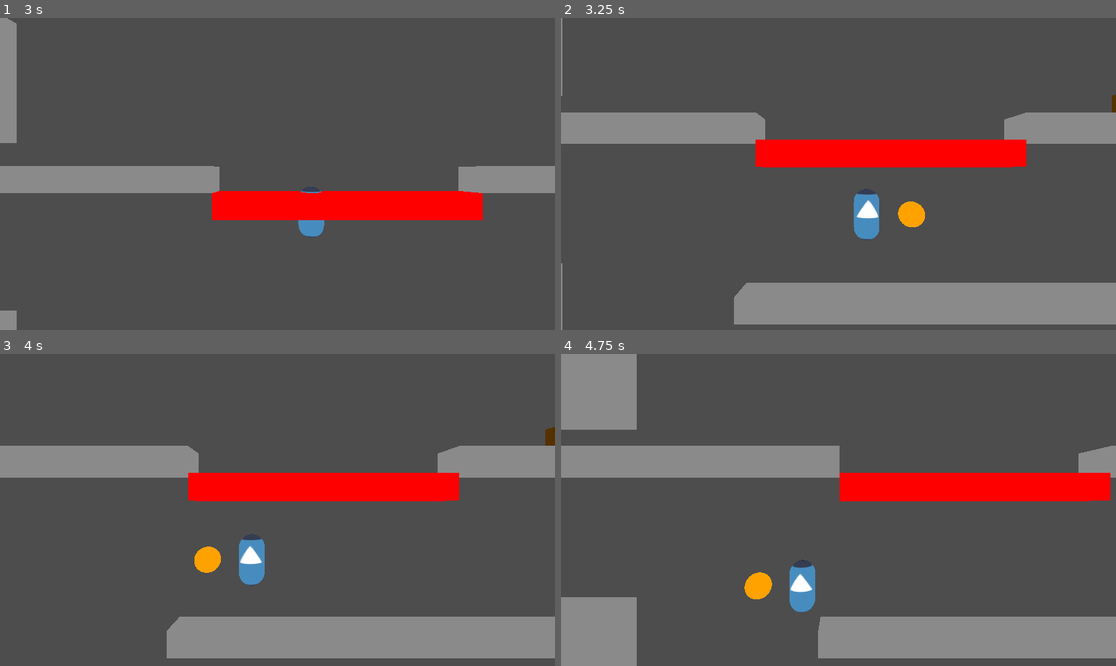
Above: before the commit, frames 1-4 (two rows, left to right).
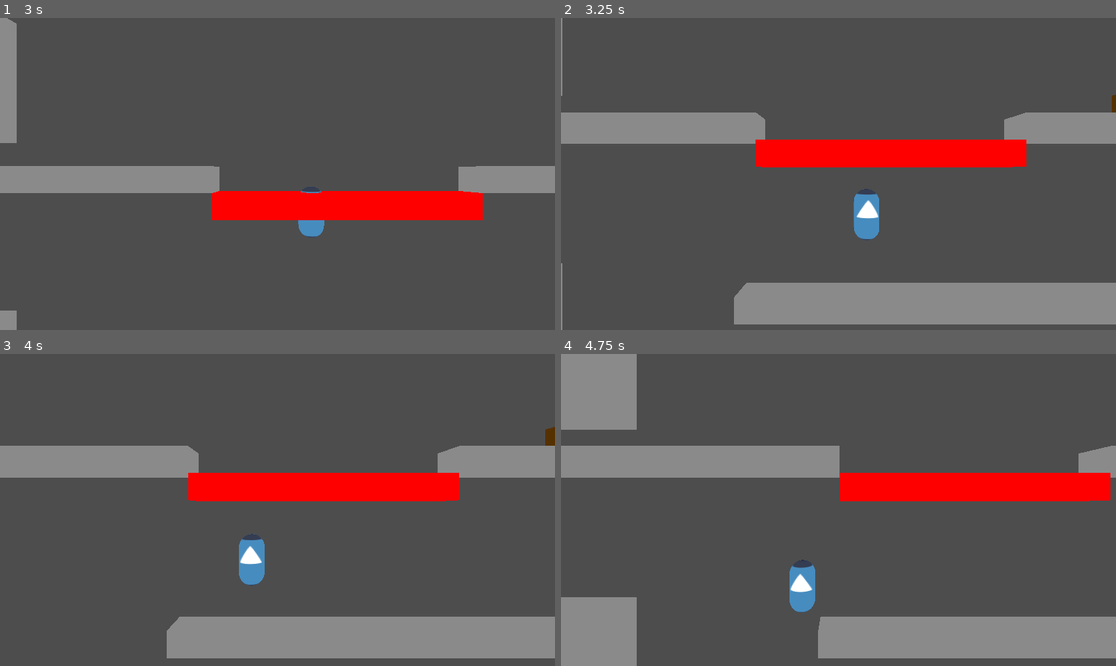
Above: after the commit, the same moments.

Repository: Minish-Link/MVM-31
Game: Godot game, scene res://levels/testing_level.tscn
The game is run twice, just before and just after one commit, with the same random seed, the same clock (stepped at 60 frames per second) and the same inputs. The engine's default icon, where the game draws it, is replaced by a stand-in: a white triangle on a blue panel in a dark square.
Inputs:
- Up to frame 1 (3 s): tap Enter at 0.5 s; hold Right (move_right) 0.53-1.28 s; tap X (attack) at 0.6, 1.35, 2.3 s; tap Space (jump) at 0.77, 1.52 s; hold Down (move_down) 1.28-2.03 s; hold Right (move_right) 2.03-2.78 s; hold Shift (slide) 2.03-2.78 s; hold Up (move_up) from 2.78 s (still down); tap Ctrl at 2.85 s
- Up to frame 2 (3.25 s): keep holding Up (move_up); tap Space (jump) at 3.02 s; tap X (attack) at 3.05 s
- Up to frame 3 (4 s): release Up (move_up) at 3.53 s; hold Left (move_left) from 3.53 s (still down); hold R from 3.53 s (still down); tap Space (jump) at 3.77 s; tap X (attack) at 3.8 s
- Up to frame 4 (4.75 s): keep holding Left (move_left); release R at 4.28 s; tap I at 4.35 s; tap Space (jump) at 4.52 s; tap X (attack) at 4.55 s

Frame 1 is identical in both runs. In frame 2, 0.3% of the frame differs, in the area x 60-66%, y 58-68%; in frame 3, 0.3%; in frame 4, 0.3%, in the area x 33-39%, y 69-79%.
Error after the commit: Invalid access to property or key 'HealthDepleted' on a base object of type 'Node (HealthComponent)'. (res://objects/environment/breakable_object.gd:9)

Commit message:
more states and health
Connected more states together in state machine
Expanded Health Component to allow for max health increases and multipliers
Added PowerChip module

Diff:
--- a/objects/components/health_component.gd
+++ b/objects/components/health_component.gd
@@ -1,17 +1,75 @@
 extends Node
 class_name HealthComponent
 
+signal on_damaged(damage: float)
+signal on_health_changed(_cur_health: float, _max_health: float)
+signal on_death()
+
 @export var MAX_HEALTH := 100.0
-var current_health: float
+var current_health: float:
+	set(value):
+		current_health = value
+		on_health_changed.emit(current_health, MAX_HEALTH)
 
-signal Damaged(damage: float)
-signal HealthDepleted
+var max_health_premultipliers: float
+var health_multipliers: Dictionary[String, float]
 
 func _ready():
 	current_health = MAX_HEALTH
+	max_health_premultipliers = MAX_HEALTH
 
 func take_damage(damage: float):
 	current_health -= damage
-	Damaged.emit(damage)
+	on_damaged.emit(damage)
 	if current_health <= 0.0:
-		HealthDepleted.emit()
+		on_death.emit()
+
+func add_max_health(health: float):
+	max_health_premultipliers += health
+	_calculate_final_max_health()
+
+## Adds a multiplier to the health component, with the given key. If a multiplier with the given key
+## already exists on this component, it will fail to add the multiplier and return false
+func add_health_multiplier(new_multiplier: float, mult_key: String) -> bool:
+	if mult_key in health_multipliers:
+		push_warning("A multiplier key of %s already exists on this health component" % mult_key)
+		return false
+
+	health_multipliers[mult_key] = new_multiplier
+	_calculate_final_max_health()
+	return true
+
+## Attempts to remove a multiplier with the given key. Returns true if the multiplier existed
+## Returns false otherwise.
+func remove_health_multiplier(mult_key: String) -> bool:
+	if mult_key in health_multipliers.keys():
+		health_multipliers.erase(mult_key)
+		_calculate_final_max_health()
+		return true
+	return false
+
+func _calculate_final_max_health():
+	var previous_max_health = MAX_HEALTH
+
+	MAX_HEALTH = max_health_premultipliers
+	for multiplier in health_multipliers.values():
+		MAX_HEALTH *= multiplier
+
+	if MAX_HEALTH > previous_max_health:
+		current_health += MAX_HEALTH - previous_max_health
+	if current_health > MAX_HEALTH:
+		current_health = MAX_HEALTH
+
+## Heals the player by the given amount. Returns true if the character was healed, and
+## false if the character was already at full health
+func heal(amount: float) -> bool:
+	if current_health >= MAX_HEALTH:
+		return false
+	current_health += amount
+	if current_health > MAX_HEALTH:
+		current_health = MAX_HEALTH
+	return true
+
+## Sets the character's current health to its max health
+func fully_heal():
+	current_health = MAX_HEALTH
--- a/objects/modulechips/module_collection.gd
+++ b/objects/modulechips/module_collection.gd
@@ -3,10 +3,13 @@
 
 var collection: Array[MultiChip]
 
-func modify_attack(attack: AttackData) -> AttackData:
+func modify_attack(attack: DamageBoxComponent) -> void:
 	for chip in collection:
-		attack = chip.modify_attack(attack)
-	return attack
+		chip.modify_attack(attack)
+
+func modify_projectile(projectile: DamageBoxComponent) -> void:
+	for chip in collection:
+		chip.modify_projectile(projectile)
 
 func _process(delta: float) -> void:
 	for chip in collection:
--- /dev/null
+++ b/objects/modulechips/module_effects/power_chip/PowerChip.tscn
@@ -0,0 +1,9 @@
+[gd_scene format=3 uid="uid://d3ylb7i0cmo0i"]
+
+[ext_resource type="Script" uid="uid://baqblq8lx37on" path="res://objects/modulechips/multichip.gd" id="1_px1wh"]
+[ext_resource type="Script" uid="uid://dkpobeikgdjfx" path="res://objects/modulechips/upgrade_module.gd" id="2_t58dx"]
+
+[node name="PowerChip" type="Node" unique_id=27816631]
+script = ExtResource("1_px1wh")
+upgrade_modules = Array[ExtResource("2_t58dx")]([null])
+metadata/_custom_type_script = "uid://baqblq8lx37on"
--- /dev/null
+++ b/objects/modulechips/module_effects/power_chip/power_chip_a.gd
@@ -0,0 +1,7 @@
+extends UpgradeModule
+
+@export var damage_multiplier := 1.25
+
+## Multiplies the damage of the player's melee attack
+func _modify_attack(attack: DamageBoxComponent):
+	attack.damage *= damage_multiplier
--- /dev/null
+++ b/objects/modulechips/module_effects/power_chip/power_chip_a.tres
@@ -0,0 +1,8 @@
+[gd_resource type="Resource" format=3 uid="uid://b8lp4lr87miyg"]
+
+[ext_resource type="Script" uid="uid://b3f0t4y27gbpb" path="res://objects/modulechips/module_effects/power_chip/power_chip_a.gd" id="1_cuxvv"]
+
+[resource]
+resource_name = "PowerChipA"
+script = ExtResource("1_cuxvv")
+metadata/_custom_type_script = "uid://dkpobeikgdjfx"
--- /dev/null
+++ b/objects/modulechips/module_effects/power_chip/power_chip_b.gd
@@ -0,0 +1,7 @@
+extends UpgradeModule
+
+@export var damage_multiplier := 1.4
+
+## Multiplies the projectile's damage
+func _modify_projectile(projectile: DamageBoxComponent) -> void:
+	projectile.damage *= damage_multiplier
--- /dev/null
+++ b/objects/modulechips/module_effects/power_chip/power_chip_b.tres
@@ -0,0 +1,7 @@
+[gd_resource type="Resource" format=3 uid="uid://f54y4ygsd618"]
+
+[ext_resource type="Script" uid="uid://brf8mihobkha" path="res://objects/modulechips/module_effects/power_chip/power_chip_b.gd" id="1_mv8df"]
+
+[resource]
+script = ExtResource("1_mv8df")
+metadata/_custom_type_script = "uid://dkpobeikgdjfx"
--- a/objects/modulechips/multichip.gd
+++ b/objects/modulechips/multichip.gd
@@ -1,5 +1,7 @@
 extends Node
 class_name MultiChip
+
+@export var upgrade_name = "<Upgrade Name Here>"
 
 @export var upgrade_modules: Array[UpgradeModule]
 var module_colors: Dictionary[String, UpgradeModule]
@@ -47,13 +49,12 @@
 	if current_module:
 		current_module._physics_update( delta)
 
-func modify_attack(attack: AttackData) -> AttackData:
-	if not current_module:
-		return attack
-	return current_module._modify_attack(attack)
-
-func modify_projectile() -> void:
-	# TODO
+func modify_attack(attack: DamageBoxComponent) -> void:
 	if not current_module:
 		return
-	current_module._modify_projectile()
+	current_module._modify_attack(attack)
+
+func modify_projectile(projectile: DamageBoxComponent) -> void:
+	if not current_module:
+		return
+	current_module._modify_projectile(projectile)
--- a/objects/modulechips/upgrade_module.gd
+++ b/objects/modulechips/upgrade_module.gd
@@ -1,16 +1,16 @@
-@abstract
 extends Resource
 class_name UpgradeModule
 
 @export var color : String = ""
+@export var description: String = "<Description Here>"
 
 ## Gets called everytime a projectile attack is created. Returns the modified projectile
-func _modify_projectile() -> void:
+func _modify_projectile(projectile: DamageBoxComponent) -> void:
 	pass
 
 ## Gets called everytime a melee attack is created
-func _modify_attack(attack: AttackData) -> AttackData:
-	return attack
+func _modify_attack(attack: DamageBoxComponent) -> void:
+	pass
 
 ## Gets called when the module is equipped
 func _on_equip() -> void:
--- a/objects/player/PlayerCharacter.tscn
+++ b/objects/player/PlayerCharacter.tscn
@@ -65,20 +65,20 @@
 
 [node name="Idle" type="Node" parent="StateMachine" unique_id=1202406028 node_paths=PackedStringArray("allowed_exit_states")]
 script = ExtResource("4_2r7dn")
-allowed_exit_states = [NodePath("../BasicAttack"), NodePath("../Slide"), NodePath("../Walk"), NodePath("../Jump"), NodePath("../Fall")]
+allowed_exit_states = [NodePath("../BasicAttack"), NodePath("../Slide"), NodePath("../Walk"), NodePath("../Jump"), NodePath("../Fall"), NodePath("../Hurt"), NodePath("../VoidOut"), NodePath("../Death"), NodePath("../Rest"), NodePath("../Hack"), NodePath("../Talk"), NodePath("../Grapple"), NodePath("../Shoot")]
 
 [node name="Walk" type="Node" parent="StateMachine" unique_id=482518256 node_paths=PackedStringArray("allowed_exit_states")]
 script = ExtResource("5_id1qo")
-allowed_exit_states = [NodePath("../Idle"), NodePath("../Jump"), NodePath("../Slide"), NodePath("../BasicAttack"), NodePath("../Fall")]
+allowed_exit_states = [NodePath("../Idle"), NodePath("../Jump"), NodePath("../Slide"), NodePath("../BasicAttack"), NodePath("../Fall"), NodePath("../Death"), NodePath("../VoidOut"), NodePath("../Hurt"), NodePath("../Shoot"), NodePath("../Grapple")]
 
 [node name="Jump" type="Node" parent="StateMachine" unique_id=321111278 node_paths=PackedStringArray("allowed_exit_states")]
 script = ExtResource("6_uqdnk")
-allowed_exit_states = [NodePath("../Idle"), NodePath("../Walk"), NodePath("../Fall"), NodePath("../BasicAttack")]
+allowed_exit_states = [NodePath("../Idle"), NodePath("../Walk"), NodePath("../Fall"), NodePath("../BasicAttack"), NodePath("../Death"), NodePath("../VoidOut"), NodePath("../Grapple"), NodePath("../Shoot"), NodePath("../Hurt")]
 
 [node name="Slide" type="Node" parent="StateMachine" unique_id=2011431557 node_paths=PackedStringArray("allowed_exit_states")]
 script = ExtResource("7_jnw1j")
 SLIDE_ACCELERATION = 2.0
-allowed_exit_states = [NodePath("../Idle"), NodePath("../Walk"), NodePath("../Jump"), NodePath("../Fall")]
+allowed_exit_states = [NodePath("../Idle"), NodePath("../Walk"), NodePath("../Jump"), NodePath("../Fall"), NodePath("../Hurt"), NodePath("../VoidOut"), NodePath("../Death")]
 
 [node name="BasicAttack" type="Node" parent="StateMachine" unique_id=823881416 node_paths=PackedStringArray("delay_timer", "cooldown_timer", "exit_timer", "allowed_exit_states")]
 script = ExtResource("8_7t6o0")
@@ -87,7 +87,7 @@
 delay_timer = NodePath("DelayTimer")
 cooldown_timer = NodePath("CooldownTimer")
 exit_timer = NodePath("ExitTimer")
-allowed_exit_states = [NodePath("../Idle"), NodePath("../Walk"), NodePath("../Fall"), NodePath("../Jump")]
+allowed_exit_states = [NodePath("../Idle"), NodePath("../Walk"), NodePath("../Fall"), NodePath("../Jump"), NodePath("../Hurt"), NodePath("../Death"), NodePath("../VoidOut")]
 
 [node name="DelayTimer" type="Timer" parent="StateMachine/BasicAttack" unique_id=1899378193]
 one_shot = true
@@ -100,28 +100,34 @@
 
 [node name="Fall" type="Node" parent="StateMachine" unique_id=805685856 node_paths=PackedStringArray("allowed_exit_states")]
 script = ExtResource("9_uqdnk")
-allowed_exit_states = [NodePath("../Idle"), NodePath("../Walk"), NodePath("../BasicAttack")]
+allowed_exit_states = [NodePath("../Idle"), NodePath("../Walk"), NodePath("../BasicAttack"), NodePath("../Death"), NodePath("../VoidOut"), NodePath("../Hurt"), NodePath("../Shoot"), NodePath("../Grapple")]
 
 [node name="Death" type="Node" parent="StateMachine" unique_id=1851708392]
 script = ExtResource("10_ceup0")
 
-[node name="Rest" type="Node" parent="StateMachine" unique_id=1453329594]
+[node name="Rest" type="Node" parent="StateMachine" unique_id=1453329594 node_paths=PackedStringArray("allowed_exit_states")]
 script = ExtResource("11_kuxqi")
+allowed_exit_states = [NodePath("../Idle"), NodePath("../Hurt"), NodePath("../VoidOut"), NodePath("../Death")]
 
-[node name="VoidOut" type="Node" parent="StateMachine" unique_id=46147751]
+[node name="VoidOut" type="Node" parent="StateMachine" unique_id=46147751 node_paths=PackedStringArray("allowed_exit_states")]
 script = ExtResource("12_11qm3")
+allowed_exit_states = [NodePath("../Idle")]
 
-[node name="Hack" type="Node" parent="StateMachine" unique_id=1306084150]
+[node name="Hack" type="Node" parent="StateMachine" unique_id=1306084150 node_paths=PackedStringArray("allowed_exit_states")]
 script = ExtResource("13_76nb4")
+allowed_exit_states = [NodePath("../Idle"), NodePath("../Hurt"), NodePath("../VoidOut"), NodePath("../Death")]
 
-[node name="Talk" type="Node" parent="StateMachine" unique_id=355519800]
+[node name="Talk" type="Node" parent="StateMachine" unique_id=355519800 node_paths=PackedStringArray("allowed_exit_states")]
 script = ExtResource("14_28773")
+allowed_exit_states = [NodePath("../Idle"), NodePath("../Hurt"), NodePath("../VoidOut"), NodePath("../Death")]
 
-[node name="Grapple" type="Node" parent="StateMachine" unique_id=913928586]
+[node name="Grapple" type="Node" parent="StateMachine" unique_id=913928586 node_paths=PackedStringArray("allowed_exit_states")]
 script = ExtResource("15_0ajwu")
+allowed_exit_states = [NodePath("../Idle"), NodePath("../Walk"), NodePath("../Jump"), NodePath("../Fall"), NodePath("../Hurt"), NodePath("../VoidOut"), NodePath("../Death")]
 
-[node name="Shoot" type="Node" parent="StateMachine" unique_id=2141871254]
+[node name="Shoot" type="Node" parent="StateMachine" unique_id=2141871254 node_paths=PackedStringArray("allowed_exit_states")]
 script = ExtResource("16_4hx4m")
+allowed_exit_states = [NodePath("../Idle"), NodePath("../Walk"), NodePath("../Jump"), NodePath("../Fall"), NodePath("../Death"), NodePath("../VoidOut"), NodePath("../Hurt")]
 
 [node name="Hurt" type="Node" parent="StateMachine" unique_id=550127653]
 script = ExtResource("17_kuxqi")
--- a/objects/player/player_character.gd
+++ b/objects/player/player_character.gd
@@ -2,6 +2,7 @@
 class_name Player
 
 var state_machine: StateMachine
+var health_component: HealthComponent
 
 @export_category("Basic Movement")
 @export var WALK_SPEED := 5.0
@@ -34,6 +35,10 @@
 	#state_machine.sm_init(self)
 	state_machine = get_node("StateMachine")
 	state_machine.sm_init(self)
+
+	health_component = get_node("HealthComponent")
+	health_component.on_damaged.connect(_on_take_damage)
+
 	current_walk_speed = WALK_SPEED
 
 	for i_name in bufferable_inputs:
@@ -146,3 +151,10 @@
 		return "walk"
 	else:
 		return "idle"
+
+func snap_to_floor() -> void:
+	pass
+
+func _on_take_damage(_damage: float) -> void:
+	if _damage > 0:
+		state_machine.attempt_force_state_change("hurt")
Not shown, added: objects/modulechips/module_effects/power_chip/power_chip_a.gd.uid
Not shown, added: objects/modulechips/module_effects/power_chip/power_chip_b.gd.uid
Not shown: 1 places in objects/player/PlayerCharacter.tscn that only renumber resources
